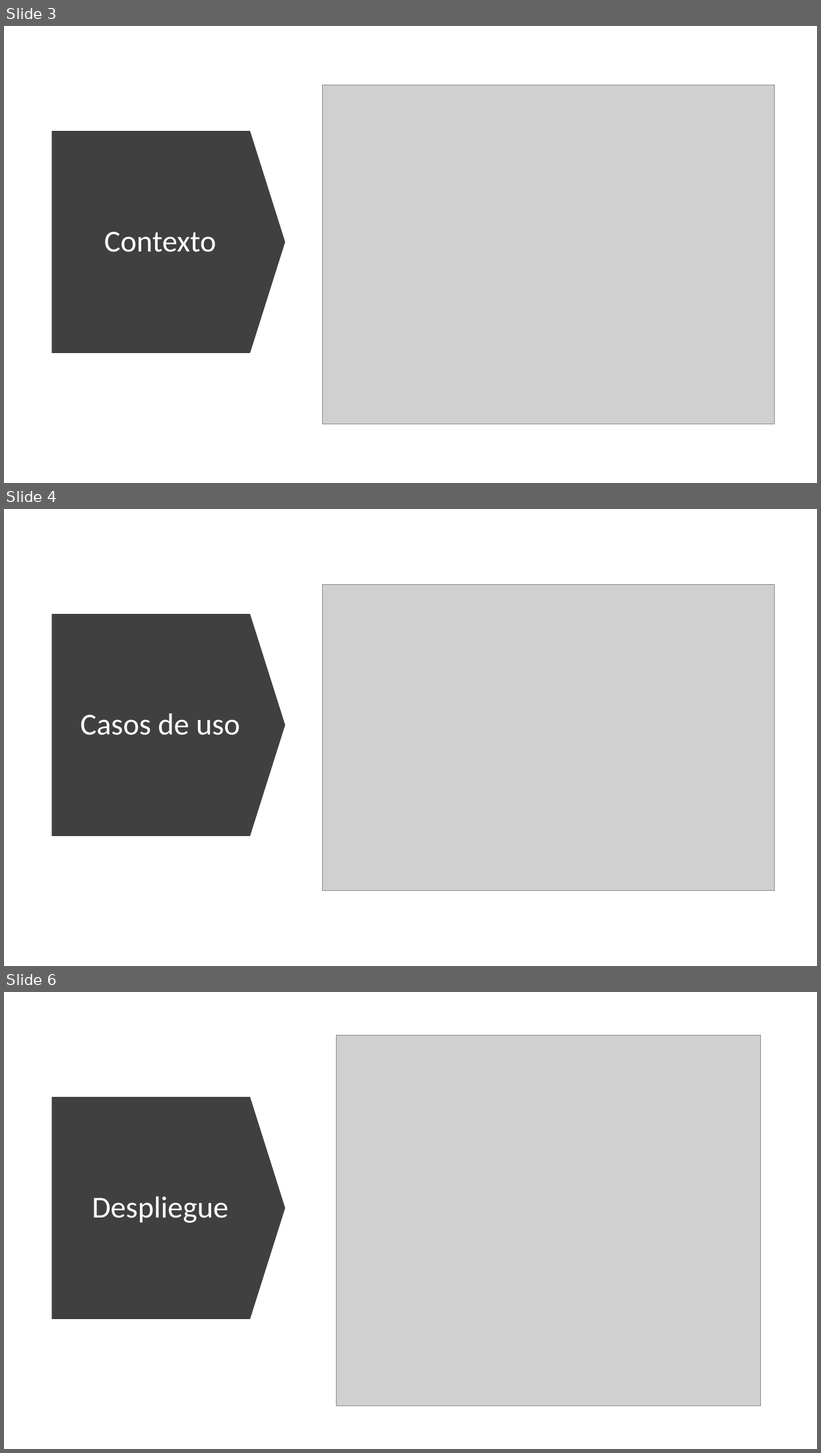
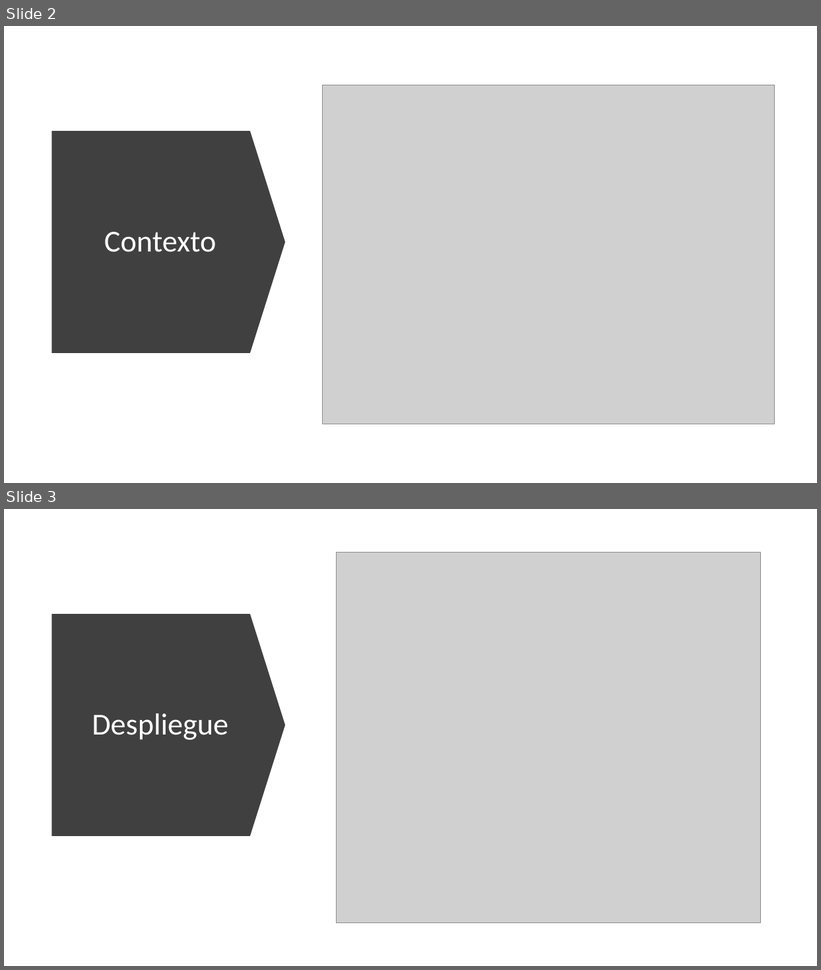
Before and after one commit to AISS-2021-L6-G02/AISS-2021-L6-G02, a slide deck: Documentos/NuestraDocumentacion/presentacion openapi.pptx. Shown one above the other, each under a label of ours: slides 3, 4 and 6 before the commit, slides 2 and 3 after it; the slides between them are not shown. The pictures are 821x1453 and 821x970 pixels, drawn with LibreOffice and Linux fonts; fonts in the diff are those of the drawing; grey boxes stand for pictures. Boxes give left, top, right and bottom in pixels: in the first picture for what was removed or moved away, otherwise in the second. Text is boxed around its words. In the diff, an @@ line names an element or a change of style, - is before the commit and + after.

```diff
--- a/Documentos/NuestraDocumentacion/presentacion openapi.pptx
+++ b/Documentos/NuestraDocumentacion/presentacion openapi.pptx
@@ slide 4 removed at (x1=4, y1=509, x2=817, y2=966), background #FFFFFF @@
@@ picture removed at (x1=322, y1=585, x2=775, y2=891) @@
@@ down arrow removed at (x1=52, y1=614, x2=286, y2=836) @@
@@ title removed at (x1=81, y1=714, x2=240, y2=735) @@
-Casos de uso
@@ what was slide 3 is now slide 2 @@
@@ what was slide 6 is now slide 3 @@
```
Also in this commit, not shown: 5 other slides removed, 2 other files.
